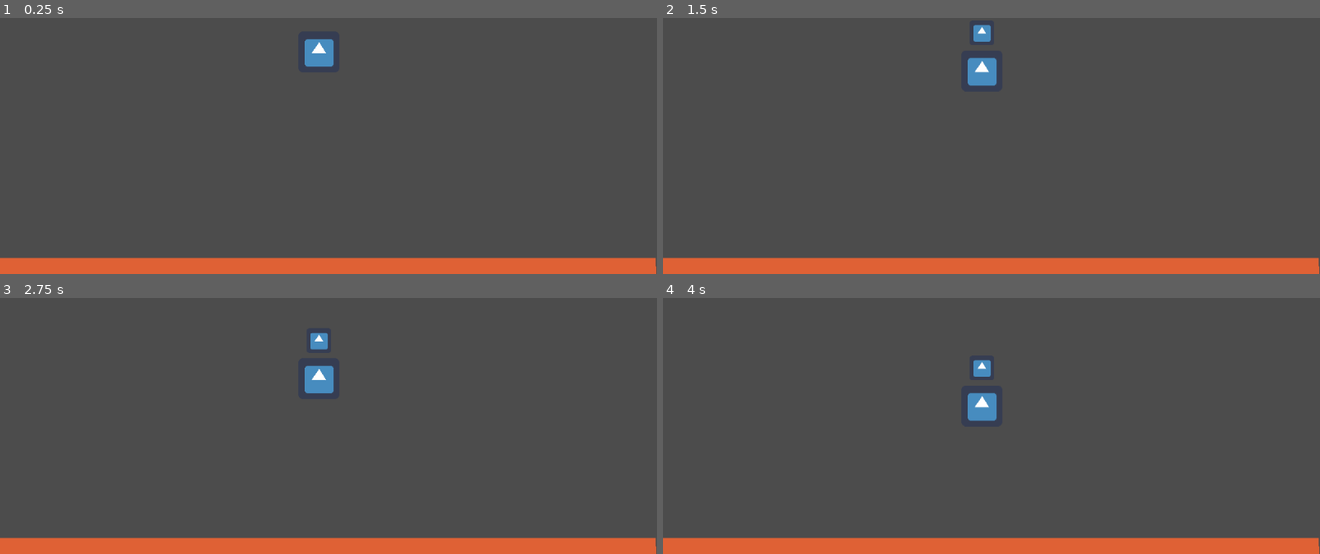
Above: before the commit, frames 1-4 (two rows, left to right).
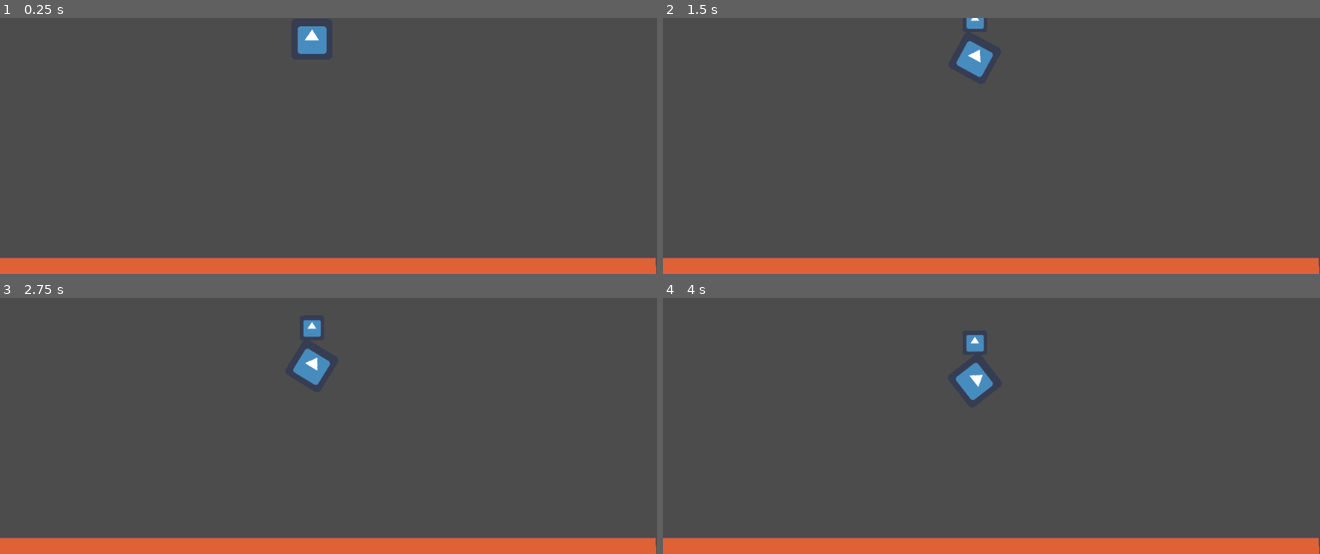
Above: after the commit, the same moments.

Repository: swift456/mars-lander
Game: Godot game, scene res://Main.tscn
Two runs of this game, one before a commit and one after it. Both use one fixed random seed, a clock stepped at 60 frames per second and the inputs below. The project has no main scene, so this scene is started directly. The engine's default icon, where the game draws it, is replaced by a stand-in: a white triangle on a blue panel in a dark square.
Inputs:
- Up to frame 1 (0.25 s): no input
- Up to frame 2 (1.5 s): hold Right (ui_right) 0.53-1.28 s; tap Space (parachute) at 0.6, 1.35 s; hold Left (ui_left) from 1.28 s (still down)
- Up to frame 3 (2.75 s): release Left (ui_left) at 2.03 s; hold Right (ui_right) from 2.03 s (still down); tap Space (parachute) at 2.1 s
- Up to frame 4 (4 s): release Right (ui_right) at 2.78 s; hold Up (thrust) 2.78-3.53 s; tap Space (parachute) at 2.85, 3.6 s; hold Left (ui_left) from 3.53 s (still down)

The runs differ from the first frame. In frame 1, 0.7% of the frame differs, in the area x 45-51%, y 3-20%; in frame 2, 0.9%; in frame 3, 1.0%; in frame 4, 1.1%, in the area x 44-51%, y 14-49%.

Commit message:
Progress made on #15, need to make the thrust apply wherever the bottom of the lander is facing.

Diff:
--- /dev/null
+++ b/Prototyping/LandingTest/ControlNode.gd
@@ -0,0 +1,25 @@
+extends Node2D
+#var angular_speed = PI
+#
+#
+#
+#
+## Called when the node enters the scene tree for the first time.
+#func _ready():
+#	pass # Replace with function body.
+#
+#
+#
+#
+#
+#func _process(delta):
+#
+#
+#	var direction = 0
+#	if Input.is_action_pressed("ui_left"):
+#		direction = -1
+#	if Input.is_action_pressed("ui_right"):
+#		direction = 1
+#	rotation += angular_speed *direction * delta
+#
+#	print(rotation)
--- a/Prototyping/LandingTest/Lander.gd
+++ b/Prototyping/LandingTest/Lander.gd
@@ -8,13 +8,23 @@
 enum State {FREEFALL, PARACHUTE_DEPLOY, PARACHUTE_DEPLOYED, THRUST, DESTROYED, PAUSED}
 var _state = State.FREEFALL
 var parachute_count = 0
-## Called when the node enters the scene tree for the first time.
-#
+
+
+
+
 
 func _process(delta):
+
+	_integrate_forces(self)
 	input()
+
+	print(rotation)
+
+#	input()
+
 	var debug_velocity = get_linear_velocity()
 	print((_state)," ",(debug_velocity),(drag),(parachute_deployed))
+
 	match _state:
 
 		State.PARACHUTE_DEPLOY:
@@ -43,7 +53,26 @@
 				_state = State.FREEFALL
 
 
+
+
+
+
+
+
+func _integrate_forces(state):
+	self.set_applied_torque(0)
+	if Input.is_action_pressed("left"):
+		self.set_applied_torque(-1000)
+	if Input.is_action_pressed("right"):
+		self.set_applied_torque(1000)
+	if Input.is_action_pressed("thrust"):
+		self.apply_impulse(Vector2.rotated(rotation), Vector2(0,-1))
+
 func input():
+
+
+
+
 	if Input.is_action_just_pressed("parachute") && parachute_count == 0:
 		_state = State.PARACHUTE_DEPLOY
 	if Input.is_action_just_pressed("thrust"):
@@ -51,5 +80,6 @@
 
 
 
+
 #
 #
--- a/Prototyping/LandingTest/Main.tscn
+++ b/Prototyping/LandingTest/Main.tscn
@@ -1,15 +1,22 @@
-[gd_scene load_steps=3 format=2]
+[gd_scene load_steps=4 format=2]
 
 [ext_resource path="res://Surface.tscn" type="PackedScene" id=1]
 [ext_resource path="res://Lander.tscn" type="PackedScene" id=2]
+[ext_resource path="res://ControlNode.gd" type="Script" id=3]
 
 [node name="Main" type="Node2D"]
 position = Vector2( 486, 196 )
-
-[node name="Lander" parent="." instance=ExtResource( 2 )]
-position = Vector2( 11, -144 )
 
 [node name="StartPosition" type="Node2D" parent="."]
 
 [node name="Surface" parent="." instance=ExtResource( 1 )]
 position = Vector2( 24, 189 )
+
+[node name="Node2D" type="Node2D" parent="."]
+position = Vector2( 0, -164 )
+script = ExtResource( 3 )
+__meta__ = {
+"_edit_group_": true
+}
+
+[node name="Lander" parent="Node2D" instance=ExtResource( 2 )]
--- a/Prototyping/LandingTest/project.godot
+++ b/Prototyping/LandingTest/project.godot
@@ -33,6 +33,16 @@
 "events": [ Object(InputEventKey,"resource_local_to_scene":false,"resource_name":"","device":0,"alt":false,"shift":false,"control":false,"meta":false,"command":false,"pressed":false,"scancode":16777232,"physical_scancode":0,"unicode":0,"echo":false,"script":null)
  ]
 }
+right={
+"deadzone": 0.5,
+"events": [ Object(InputEventKey,"resource_local_to_scene":false,"resource_name":"","device":0,"alt":false,"shift":false,"control":false,"meta":false,"command":false,"pressed":false,"scancode":16777233,"physical_scancode":0,"unicode":0,"echo":false,"script":null)
+ ]
+}
+left={
+"deadzone": 0.5,
+"events": [ Object(InputEventKey,"resource_local_to_scene":false,"resource_name":"","device":0,"alt":false,"shift":false,"control":false,"meta":false,"command":false,"pressed":false,"scancode":16777231,"physical_scancode":0,"unicode":0,"echo":false,"script":null)
+ ]
+}
 
 [physics]
 
